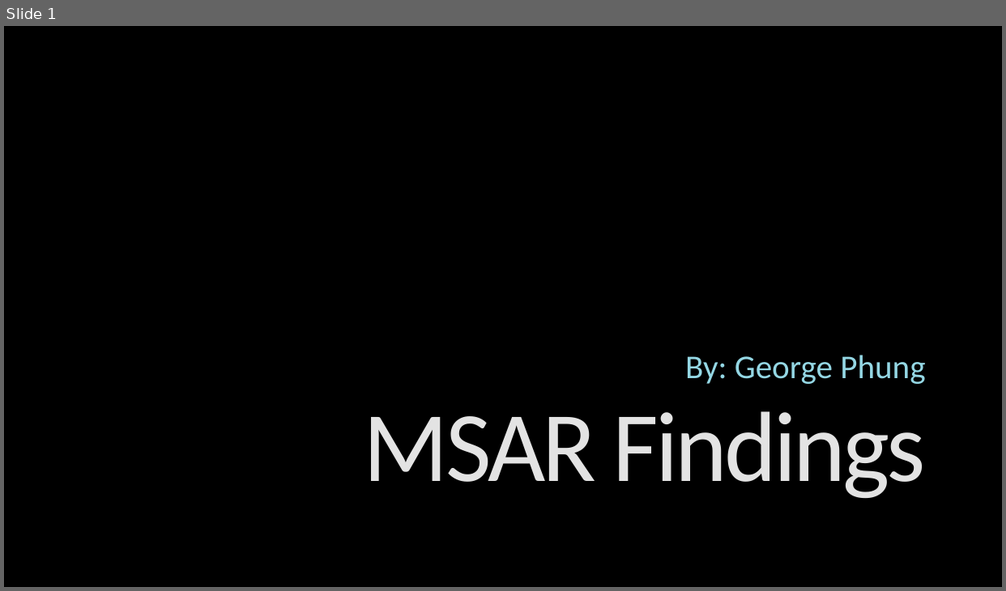
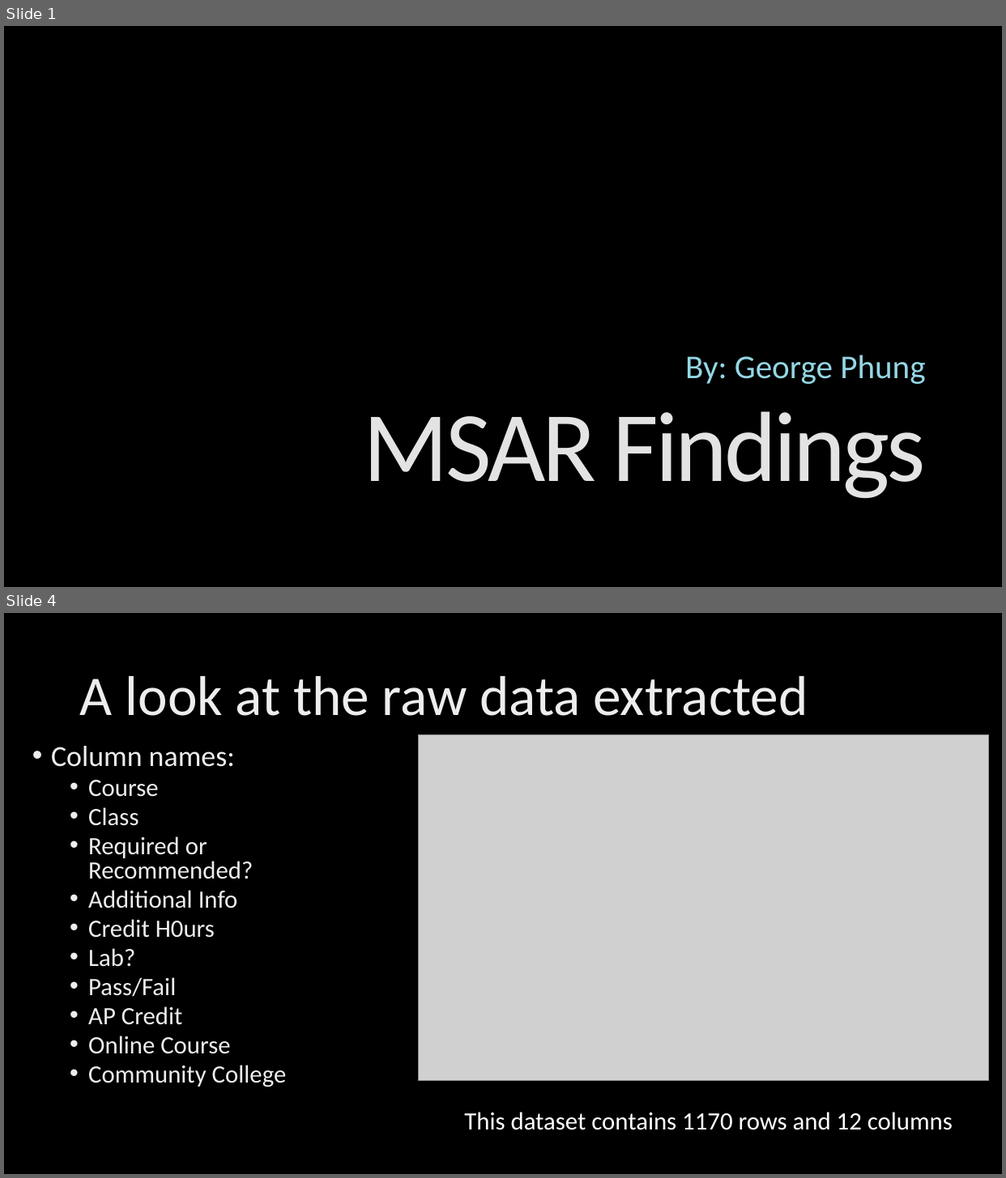
Before and after one commit to georgephung123/MSAR_Course_Consult, a slide deck: MSAR_Findings.pptx. Shown one above the other, each under a label of ours: slide 1 before the commit, slides 1 and 4 after it; the slides between them are not shown. The pictures are 1006x591 and 1006x1178 pixels, drawn with LibreOffice and Linux fonts; fonts in the diff are those of the drawing; grey boxes stand for pictures; background and template pictures are left out. Boxes give left, top, right and bottom in pixels: in the first picture for what was removed or moved away, otherwise in the second. Text is boxed around its words. In the diff, an @@ line names an element or a change of style, - is before the commit and + after.

```diff
--- a/MSAR_Findings.pptx
+++ b/MSAR_Findings.pptx
@@ slide 4 added at (x1=4, y1=613, x2=1002, y2=1174), background picture (left out) @@
@@ title added at (x1=80, y1=676, x2=808, y2=716), 54 pt, text gradient #BFBFBF to #EDEDED to #FFFFFF @@
+A look at the raw data extracted
@@ text added at (x1=51, y1=746, x2=287, y2=1088), 24 pt, text gradient #BFBFBF to #EDEDED to #FFFFFF @@
+• Column names:
+  • Course
+  • Class
+  • Required or Recommended?
+  • Additional Info
+  • Credit H0urs
+  • Lab?
+  • Pass/Fail
+  • AP Credit
+  • Online Course
+  • Community College
@@ picture added at (x1=419, y1=735, x2=988, y2=1082) @@
@@ text added at (x1=464, y1=1112, x2=953, y2=1131), 24 pt, text #FFFFFF @@
+This dataset contains 1170 rows and 12 columns
```
Also in this commit, not shown: 8 slides changed, 7 other slides added, 3 slides removed, 1 other file.
